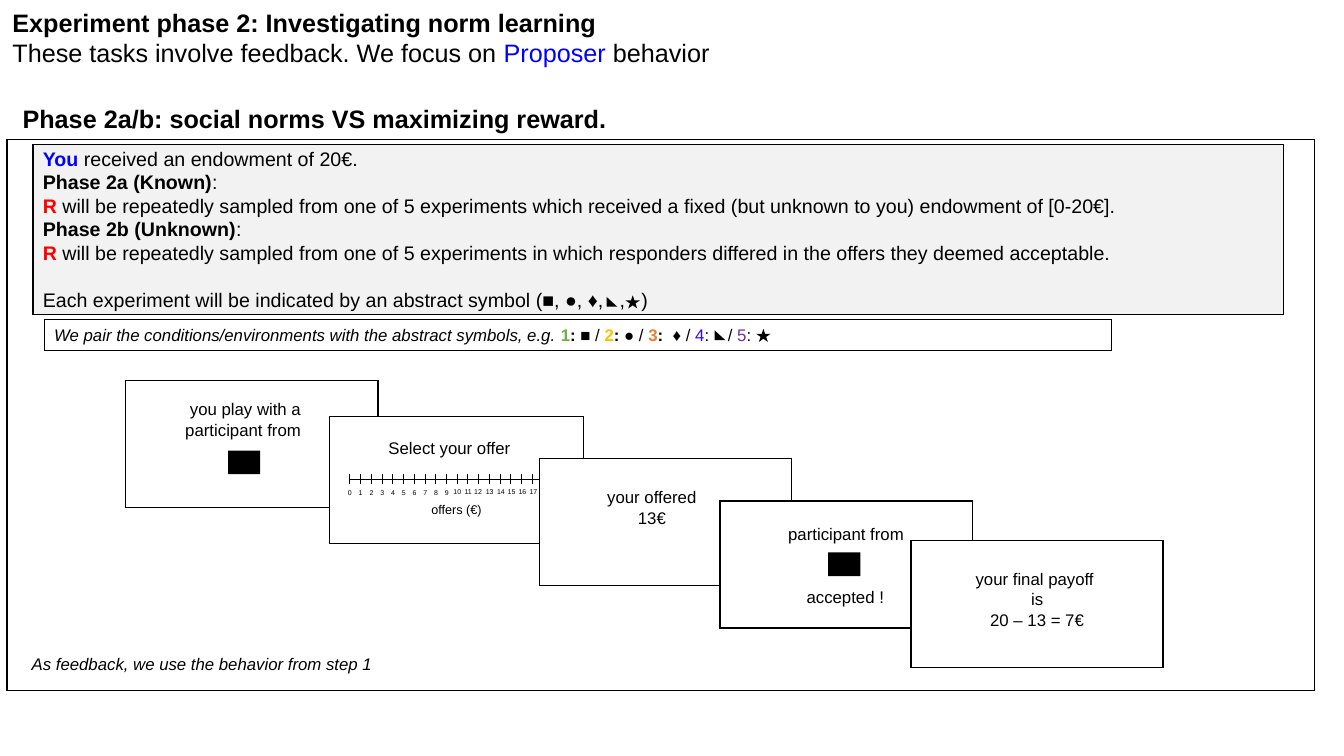
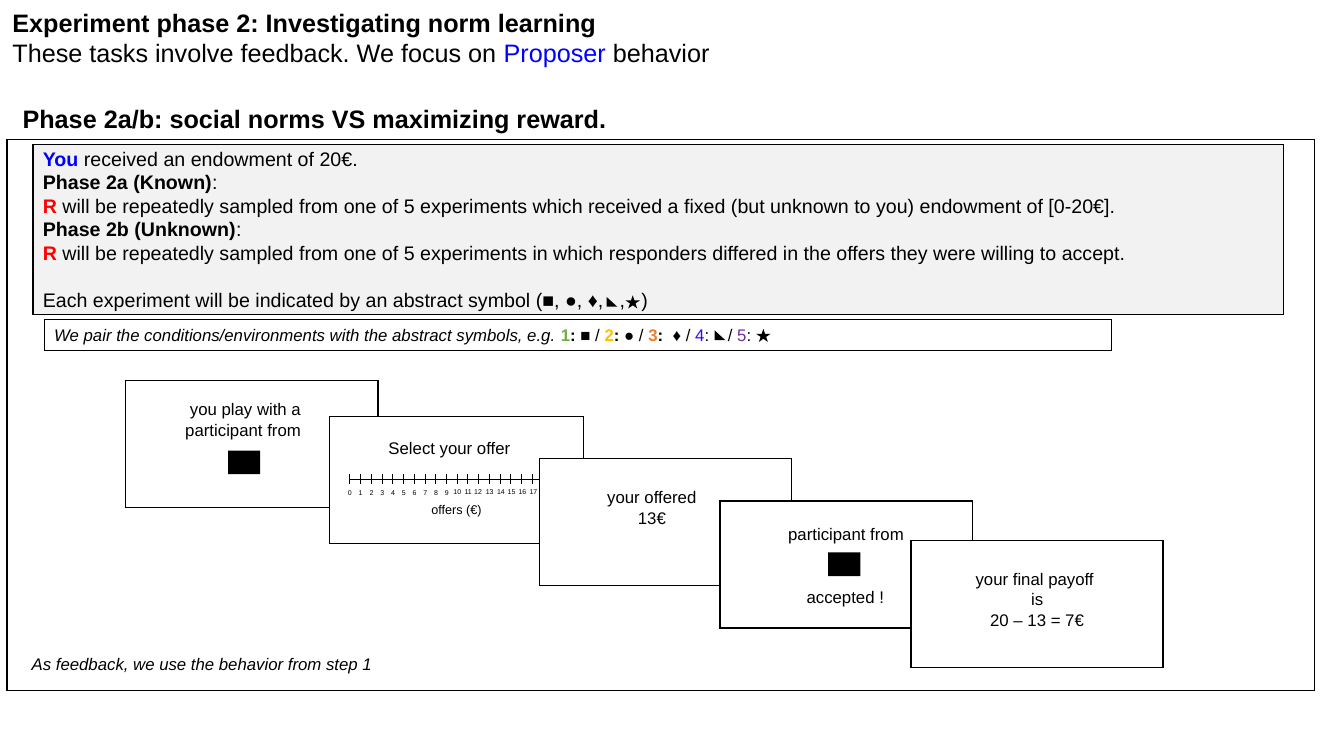
Before and after one commit to michaelrojekgiffin/RL, a slide deck: slide 13 of reports/Design_presentation_2017_10_27.pptx (slide 14 before the commit). Drawn at 1344x756 pixels with LibreOffice and Linux fonts; fonts in the diff are those of the drawing. Boxes give left, top, right and bottom in pixels: in the first picture for what was removed or moved away, otherwise in the second. Text is boxed around its words. In the diff, an @@ line names an element or a change of style, - is before the commit and + after.

```diff
--- a/reports/Design_presentation_2017_10_27.pptx
+++ b/reports/Design_presentation_2017_10_27.pptx
@@ text at [43, 245, 1125, 264]: text changed @@
-R will be repeatedly sampled from one of 5 experiments in which responders differed in the offers they deemed acceptable.
+R will be repeatedly sampled from one of 5 experiments in which responders differed in the offers they were willing to accept.
```
Also in this commit, not shown: 5 other slides changed, 4 slides added, 4 slides removed, 4 other files.
